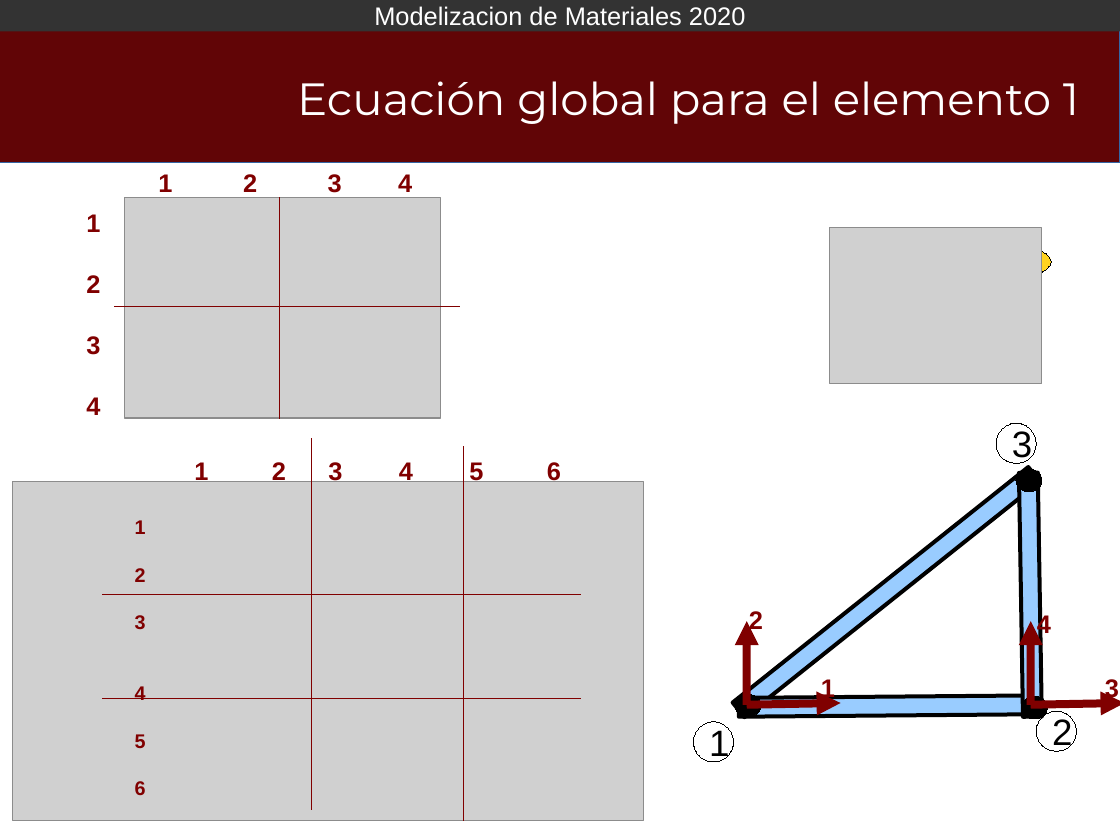
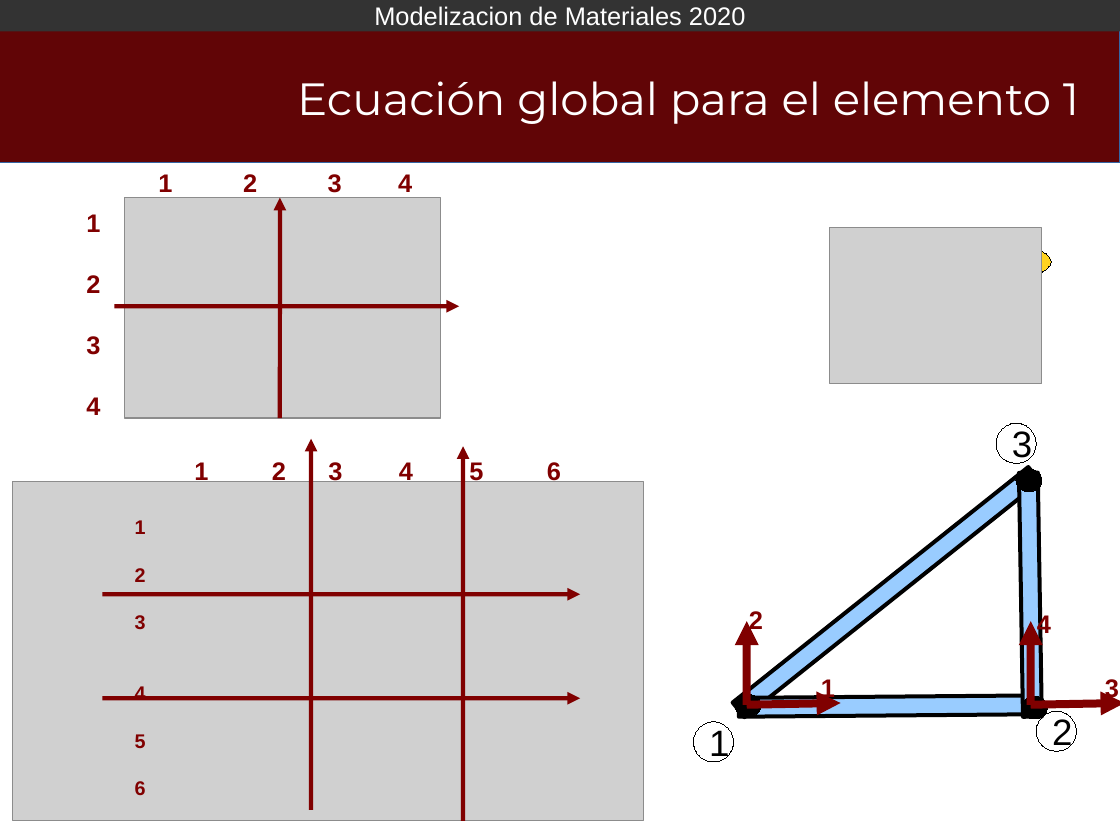
Before and after one commit to Modelizacion-de-Materiales/ModelizacionApuntesPresentaciones, a slide deck: slide 11 of 004-MEF02/Libreoffice/MEF02_2020.odp. Drawn at 1120x840 pixels with LibreOffice and Linux fonts; fonts in the diff are those of the drawing; grey boxes stand for pictures; background and template pictures are left out. Boxes give left, top, right and bottom in pixels: in the first picture for what was removed or moved away, otherwise in the second. Text is boxed around its words. In the diff, an @@ line names an element or a change of style, - is before the commit and + after.

Commit message:
agrego diapos para clarificar ensamble

```diff
--- a/004-MEF02/Libreoffice/MEF02_2020.odp
+++ b/004-MEF02/Libreoffice/MEF02_2020.odp
@@ line (279, 418) - (279, 197): line to arrow; stroke #800000 0 pt to #800000 3 pt @@
@@ line (115, 306) - (459, 306): line to arrow; stroke #800000 0 pt to #800000 3 pt @@
@@ line (311, 810) - (311, 439): line to arrow; stroke #800000 0 pt to #800000 3 pt @@
@@ line (463, 821) - (463, 446): line to arrow; stroke #800000 0 pt to #800000 3 pt @@
@@ line (103, 595) - (580, 595): line to arrow; stroke #800000 0 pt to #800000 3 pt @@
@@ line (103, 698) - (580, 698): line to arrow; stroke #800000 0 pt to #800000 3 pt @@
```
Also in this commit, not shown: 8 other slides changed, 6 slides added.
